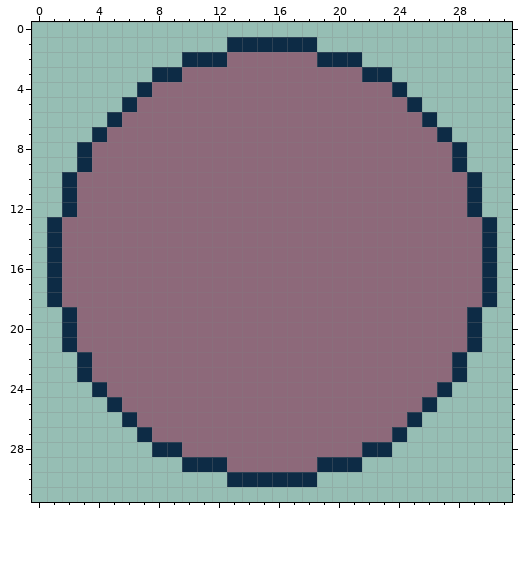
Pixel-art sprite: assets/textures/ingredients/pearl.png. The picture above is the old version.
The file is 32x32 pixels.
The same view after the edit:
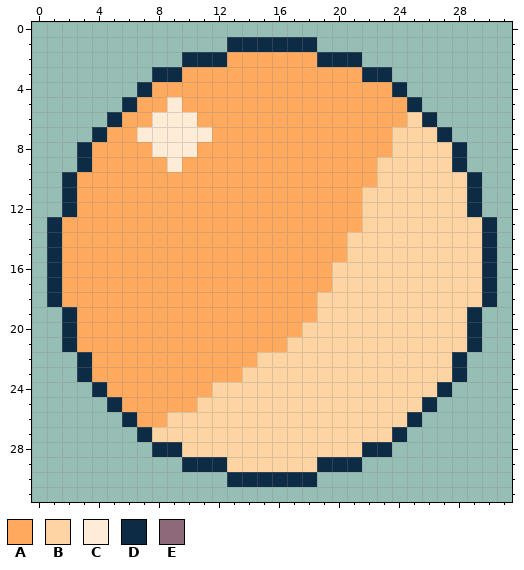
Palette (. is transparent): A #ffaa5e  B #ffd4a3  C #ffecd6  D #0d2b45  E #8d697a
The edit:
@@ x 0..31 @@
  1 .............DDDDDD.............
- 2 ..........DDDEEEEEEDDD..........
- 3 ........DDEEEEEEEEEEEEDD........
- 4 .......DEEEEEEEEEEEEEEEED.......
- 5 ......DEEEEEEEEEEEEEEEEEED......
- 6 .....DEEEEEEEEEEEEEEEEEEEED.....
- 7 ....DEEEEEEEEEEEEEEEEEEEEEED....
- 8 ...DEEEEEEEEEEEEEEEEEEEEEEEED...
- 9 ...DEEEEEEEEEEEEEEEEEEEEEEEED...
-10 ..DEEEEEEEEEEEEEEEEEEEEEEEEEED..
-11 ..DEEEEEEEEEEEEEEEEEEEEEEEEEED..
-12 ..DEEEEEEEEEEEEEEEEEEEEEEEEEED..
-13 .DEEEEEEEEEEEEEEEEEEEEEEEEEEEED.
-14 .DEEEEEEEEEEEEEEEEEEEEEEEEEEEED.
-15 .DEEEEEEEEEEEEEEEEEEEEEEEEEEEED.
-16 .DEEEEEEEEEEEEEEEEEEEEEEEEEEEED.
-17 .DEEEEEEEEEEEEEEEEEEEEEEEEEEEED.
-18 .DEEEEEEEEEEEEEEEEEEEEEEEEEEEED.
-19 ..DEEEEEEEEEEEEEEEEEEEEEEEEEED..
-20 ..DEEEEEEEEEEEEEEEEEEEEEEEEEED..
-21 ..DEEEEEEEEEEEEEEEEEEEEEEEEEED..
-22 ...DEEEEEEEEEEEEEEEEEEEEEEEED...
-23 ...DEEEEEEEEEEEEEEEEEEEEEEEED...
-24 ....DEEEEEEEEEEEEEEEEEEEEEED....
-25 .....DEEEEEEEEEEEEEEEEEEEED.....
-26 ......DEEEEEEEEEEEEEEEEEED......
-27 .......DEEEEEEEEEEEEEEEED.......
-28 ........DDEEEEEEEEEEEEDD........
-29 ..........DDDEEEEEEDDD..........
+ 2 ..........DDDAAAAAADDD..........
+ 3 ........DDAAAAAAAAAAAADD........
+ 4 .......DAAAAAAAAAAAAAAAAD.......
+ 5 ......DAACAAAAAAAAAAAAAAAD......
+ 6 .....DAACCCAAAAAAAAAAAAAABD.....
+ 7 ....DAACCCCCAAAAAAAAAAAABBBD....
+ 8 ...DAAAACCCAAAAAAAAAAAAABBBBD...
+ 9 ...DAAAAACAAAAAAAAAAAAABBBBBD...
+10 ..DAAAAAAAAAAAAAAAAAAAABBBBBBD..
+11 ..DAAAAAAAAAAAAAAAAAAABBBBBBBD..
+12 ..DAAAAAAAAAAAAAAAAAAABBBBBBBD..
+13 .DAAAAAAAAAAAAAAAAAAAABBBBBBBBD.
+14 .DAAAAAAAAAAAAAAAAAAABBBBBBBBBD.
+15 .DAAAAAAAAAAAAAAAAAAABBBBBBBBBD.
+16 .DAAAAAAAAAAAAAAAAAABBBBBBBBBBD.
+17 .DAAAAAAAAAAAAAAAAAABBBBBBBBBBD.
+18 .DAAAAAAAAAAAAAAAAABBBBBBBBBBBD.
+19 ..DAAAAAAAAAAAAAAAABBBBBBBBBBD..
+20 ..DAAAAAAAAAAAAAAABBBBBBBBBBBD..
+21 ..DAAAAAAAAAAAAAABBBBBBBBBBBBD..
+22 ...DAAAAAAAAAAABBBBBBBBBBBBBD...
+23 ...DAAAAAAAAAABBBBBBBBBBBBBBD...
+24 ....DAAAAAAABBBBBBBBBBBBBBBD....
+25 .....DAAAAABBBBBBBBBBBBBBBD.....
+26 ......DAABBBBBBBBBBBBBBBBD......
+27 .......DBBBBBBBBBBBBBBBBD.......
+28 ........DDBBBBBBBBBBBBDD........
+29 ..........DDDBBBBBBDDD..........
 30 .............DDDDDD.............
Changed places in both pictures, as pixel boxes (x1, y1, x2, y2):
changed: (62, 52, 482, 472)
